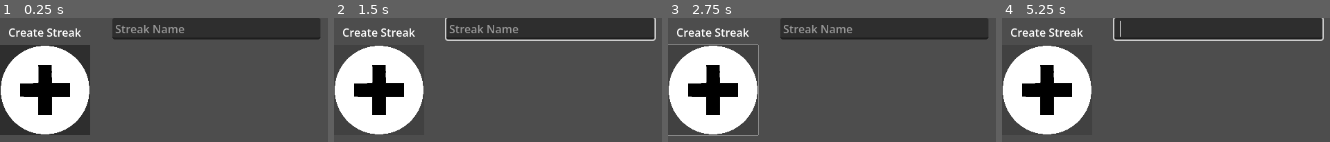
Above: before the commit, frames 1-4 (left to right).
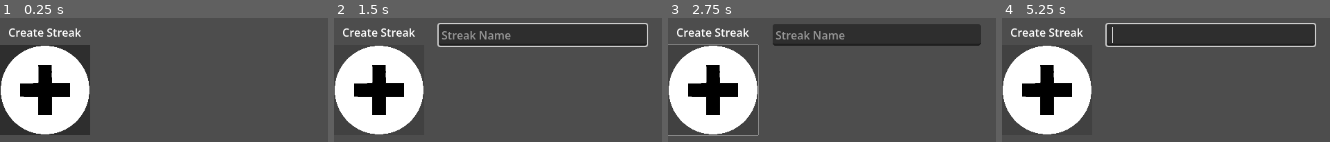
Above: after the commit, the same moments.

Repository: bobis1/HabitQuest
Game: Godot game, scene res://main.tscn
Same seed, same stepped clock (60 frames per second), same inputs: the game is played once before the commit and once after it.
Inputs (mouse positions are in pixels of both pictures, inside the frame that each line leads up to):
- Up to frame 1 (0.25 s): no input
- Up to frame 2 (1.5 s): click (379, 89) at 0.5 s; tap Enter at 1.25 s; hold Right from 1.28 s (still down); tap Alt at 1.35 s
- Up to frame 3 (2.75 s): tap Space at 2 s; release Right at 2.03 s; hold Down from 2.03 s (still down); tap Shift at 2.1 s
- Up to frame 4 (5.25 s): tap Enter at 2.75, 4.25 s; release Down at 2.78 s; hold Right 2.78-3.53 s; tap Alt at 2.85, 4.35 s; tap Space at 3.5, 5 s; hold Up 3.53-4.28 s; tap Shift at 3.6, 5.1 s; hold Left from 4.28 s (still down)

The runs differ from the first frame. In frame 1, 10% of the frame differs, in the area x 34-98%, y 0-17%; in frame 2, 8.7%; in frame 3, 7.9%; in frame 4, 7.5%.

Commit message:
worked on stuff

Diff:
--- /dev/null
+++ b/BossFight.tscn
@@ -0,0 +1,9 @@
+[gd_scene format=3 uid="uid://c758m0rmoamcp"]
+
+[node name="BossFight" type="Node2D" unique_id=942925526]
+
+[node name="Control" type="Control" parent="." unique_id=313151410]
+layout_mode = 3
+anchors_preset = 0
+offset_right = 40.0
+offset_bottom = 40.0
--- a/main.tscn
+++ b/main.tscn
@@ -25,6 +25,7 @@
 offset_bottom = 114.0
 
 [node name="StreakNaming" type="Control" parent="Control" unique_id=172233871]
+visible = false
 anchors_preset = 0
 offset_left = 225.0
 offset_top = 10.0
@@ -33,10 +34,10 @@
 
 [node name="LineEdit" type="LineEdit" parent="Control/StreakNaming" unique_id=1237987199]
 layout_mode = 0
-offset_left = -63.0
-offset_top = -10.0
-offset_right = 237.0
-offset_bottom = 21.0
+offset_left = -74.0
+offset_top = -1.0
+offset_right = 226.0
+offset_bottom = 30.0
 placeholder_text = "Streak Name"
 
 [node name="CreateStreak" type="Button" parent="Control" unique_id=62943996]
